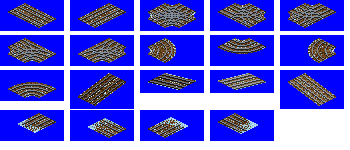
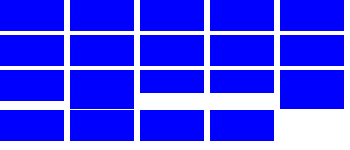
The second w=350, h=150 image is a revision of the first. Changes to its layers:
hid "RAIL_SNOW" over left=8, top=3, right=336, bottom=138
